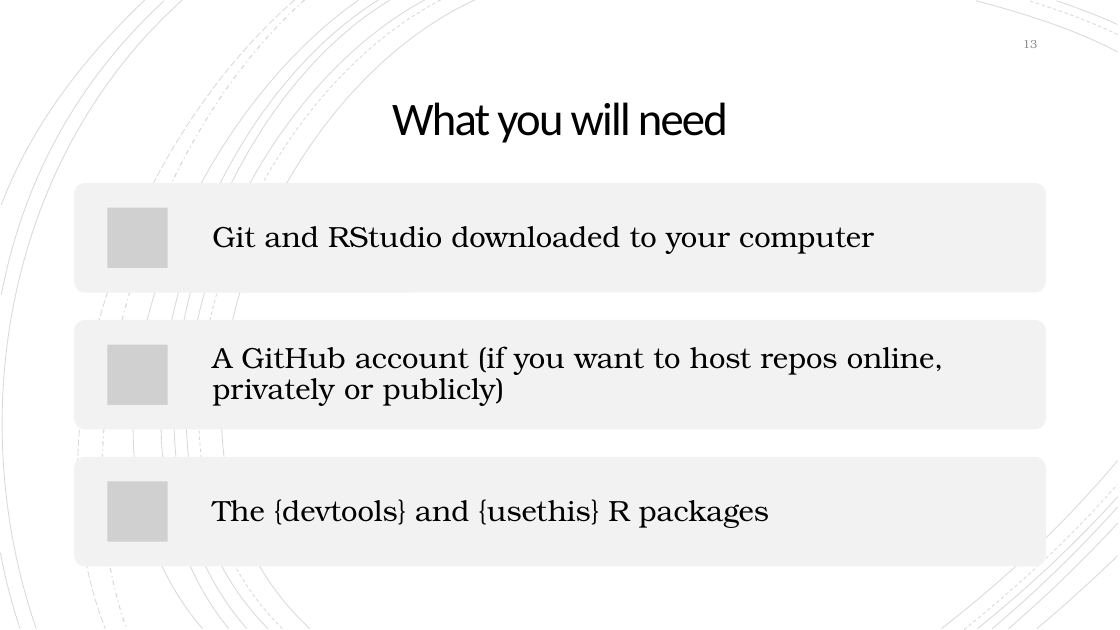
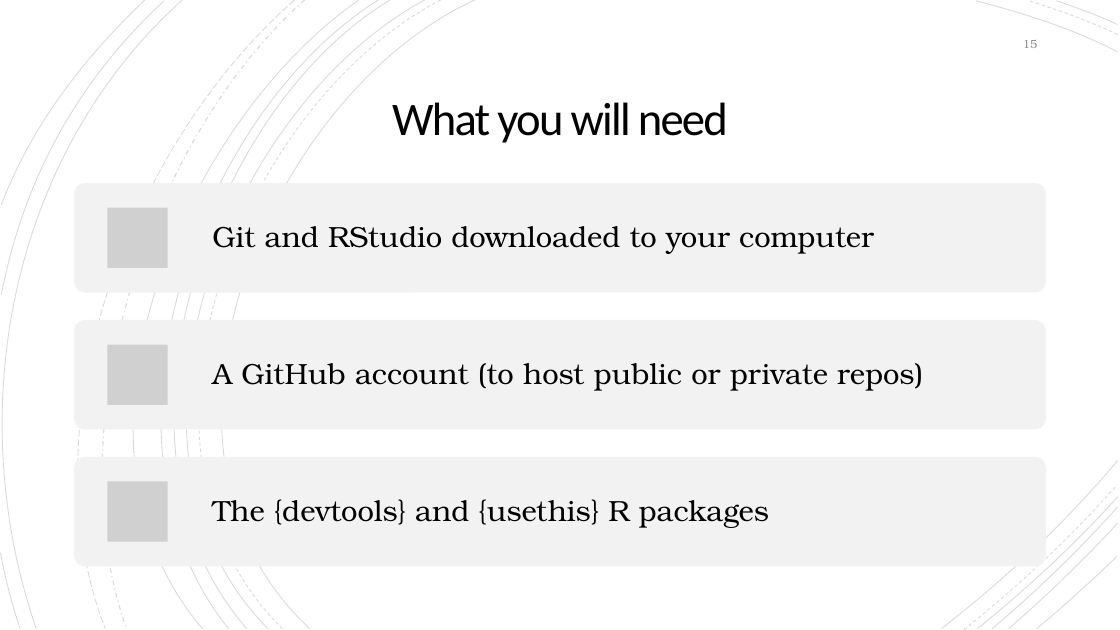
Before and after one commit to NeuroShepherd/R_Coding_Presentations, a slide deck: slide 15 of RStudio, Git, and Github/RStudio_Git_Github.pptx (slide 13 before the commit). Drawn at 1120x630 pixels with LibreOffice and Linux fonts; fonts in the diff are those of the drawing; grey boxes stand for pictures. Boxes give left, top, right and bottom in pixels: in the first picture for what was removed or moved away, otherwise in the second. Text is boxed around its words. In the diff, an @@ line names an element or a change of style, - is before the commit and + after.

```diff
--- a/RStudio, Git, and Github/RStudio_Git_Github.pptx
+++ b/RStudio, Git, and Github/RStudio_Git_Github.pptx
@@ text at bbox=[212, 363, 923, 391]: text changed @@
-A GitHub account (if you want to host repos online, privately or publicly)
+A GitHub account (to host public or private repos)
```
Also in this commit, not shown: 6 other slides changed, 2 slides added.
